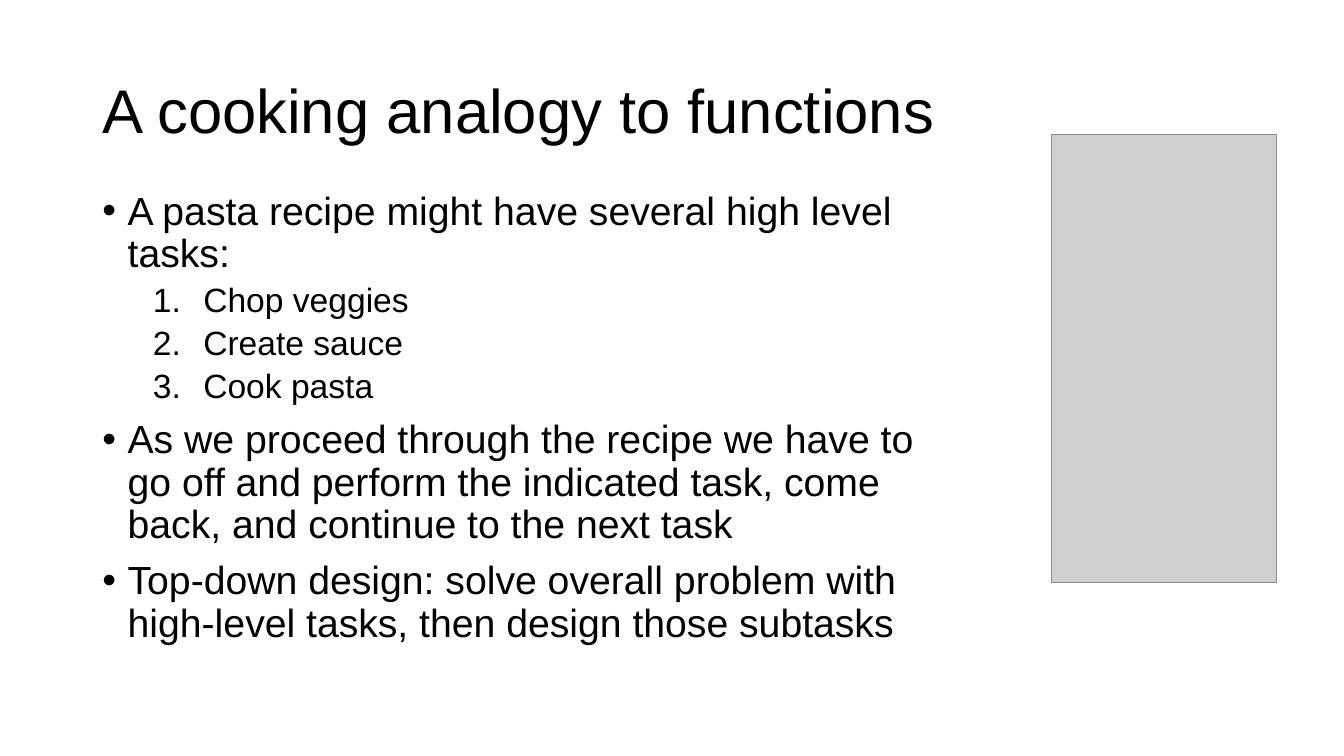
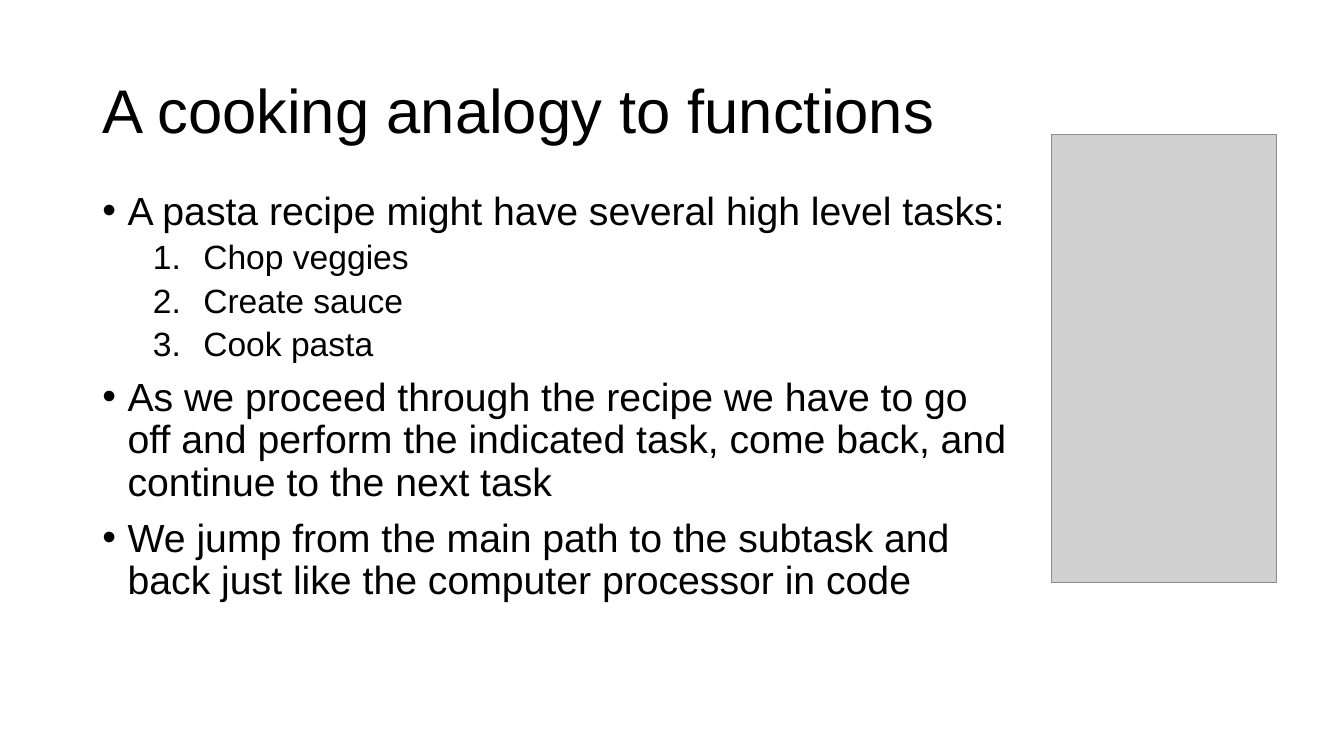
Before and after one commit to parrt/msds501, a slide deck: slide 3 of slides/functions.pptx. Drawn at 1344x756 pixels with LibreOffice and Linux fonts; fonts in the diff are those of the drawing; grey boxes stand for pictures; background and template pictures are left out. Boxes give left, top, right and bottom in pixels: in the first picture for what was removed or moved away, otherwise in the second. Text is boxed around its words. In the diff, an @@ line names an element or a change of style, - is before the commit and + after.

```diff
--- a/slides/functions.pptx
+++ b/slides/functions.pptx
@@ text at [128,523,949,602]: text changed @@
-• Top-down design: solve overall problem with high-level tasks, then design those subtasks
+• We jump from the main path to the subtask and back just like the computer processor in code
```
Also in this commit, not shown: 2 other slides changed, 13 slides added, 2 other files.
